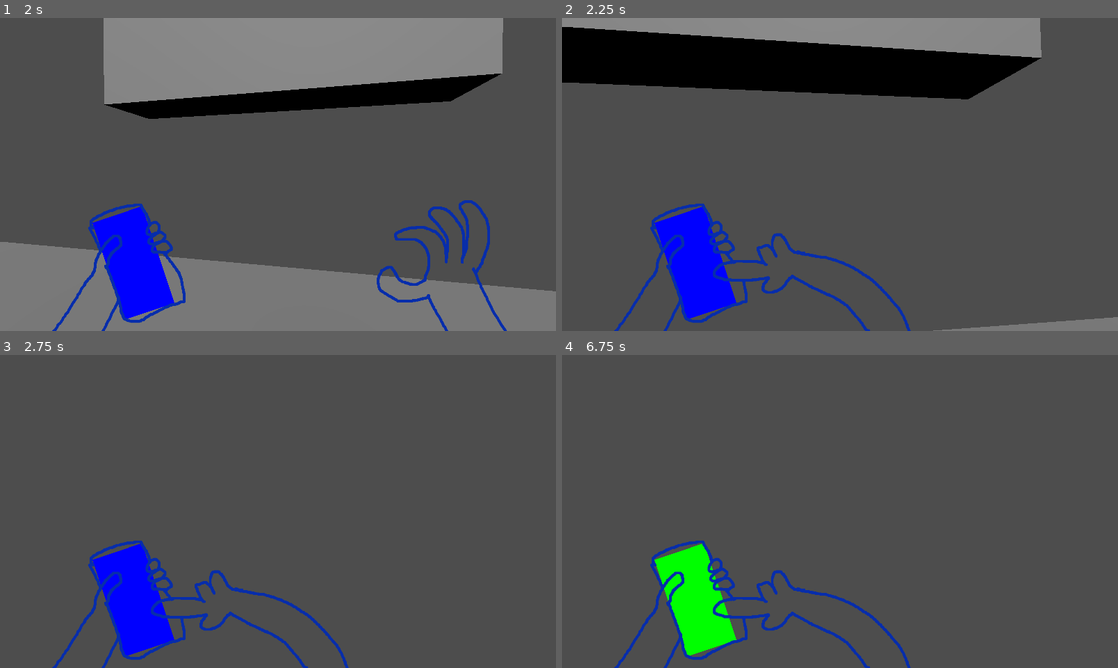
Above: before the commit, frames 1-4 (two rows, left to right).
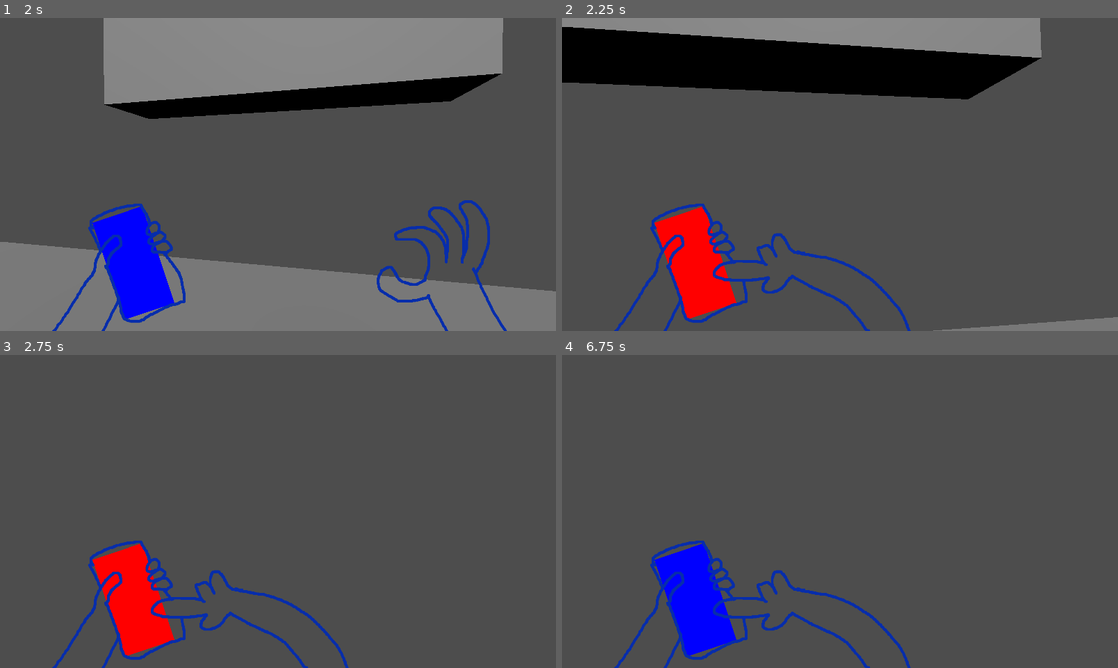
Above: after the commit, the same moments.

Repository: ReneyGG/brain-farm
Game: Godot game, scene res://Scenes/Lab/lab.tscn
Same seed, same stepped clock (60 frames per second), same inputs: the game is played once before the commit and once after it.
Inputs (mouse positions are in pixels of both pictures, inside the frame that each line leads up to):
- Up to frame 1 (2 s): move the mouse to (305, 174) at 0.52 s; press the mouse at (305, 174) at 0.53 s; hold W (forward) from 0.53 s (still down); tap Space (jump) at 0.77, 1.52 s; right-click (305, 174) at 0.8 s; move the mouse to (250, 174) at 1.27 s; release the mouse at (250, 174) at 1.28 s; right-click (250, 174) at 1.35 s; tap E (use, bound only after the commit) at 1.55 s
- Up to frame 2 (2.25 s): keep holding W (forward); move the mouse to (851, 168) at 2.02 s; press the mouse at (851, 168) at 2.03 s; tap E (use, bound only after the commit) at 2.1 s
- Up to frame 3 (2.75 s): keep holding W (forward)
- Up to frame 4 (6.75 s): move the mouse to (834, 517) at 2.77 s; release the mouse at (834, 517) at 2.78 s; click (834, 517) at 2.85 s; tap Space (jump) at 3.02, 3.77, 4.25, 4.52, 5.75, 6.02 s; right-click (834, 517) at 3.05 s; tap Enter at 3.5, 5, 6.5 s; move the mouse to (878, 514) at 3.52 s; hold Right mouse button (show_reel) 3.53-4.28 s; tap E (use, bound only after the commit) at 3.8, 4.35, 6.05, 6.6 s; move the mouse to (795, 508) at 4.27 s; click (795, 508) at 4.55 s; move the mouse to (845, 511) at 5.02 s; press the mouse at (845, 511) at 5.03 s; right-click (845, 511) at 5.3 s; move the mouse to (817, 505) at 5.77 s; release W (forward) at 5.78 s; release the mouse at (817, 505) at 5.78 s; hold D (right) 5.78-6.53 s; right-click (817, 505) at 5.85 s; move the mouse to (867, 511) at 6.52 s; press the mouse at (867, 511) at 6.53 s; hold W (forward) from 6.53 s (still down)

Frame 1 is identical in both runs. In frame 2, 2.8% of the frame differs, in the area x 16-32%, y 60-96%; in frame 3, 2.8%; in frame 4, 2.8%.

Commit message:
prezabka

Diff:
--- /dev/null
+++ b/Scenes/Agregator/agregator.tscn
@@ -0,0 +1,24 @@
+[gd_scene load_steps=5 format=3 uid="uid://db0gsaqaehs3k"]
+
+[ext_resource type="Texture2D" uid="uid://brdmaemphqtk6" path="res://Scenes/Agregator/cedpk350-08_12629.jpg" id="1_ef8x2"]
+
+[sub_resource type="BoxShape3D" id="BoxShape3D_gw7eu"]
+
+[sub_resource type="StandardMaterial3D" id="StandardMaterial3D_y1nln"]
+albedo_texture = ExtResource("1_ef8x2")
+uv1_scale = Vector3(2.68, 2.68, 2.68)
+uv1_offset = Vector3(0.06, -0.15, 0)
+
+[sub_resource type="BoxMesh" id="BoxMesh_1la7h"]
+material = SubResource("StandardMaterial3D_y1nln")
+
+[node name="Agregator" type="Node3D"]
+
+[node name="StaticBody3D" type="StaticBody3D" parent="."]
+collision_layer = 3
+
+[node name="CollisionShape3D" type="CollisionShape3D" parent="StaticBody3D"]
+shape = SubResource("BoxShape3D_gw7eu")
+
+[node name="MeshInstance3D" type="MeshInstance3D" parent="."]
+mesh = SubResource("BoxMesh_1la7h")
--- a/Scenes/Brain/brain.tscn
+++ b/Scenes/Brain/brain.tscn
@@ -14,7 +14,7 @@
 [node name="Brain" type="Node3D"]
 script = ExtResource("1_lhhq4")
 
-[node name="StaticBody3D" type="StaticBody3D" parent="."]
+[node name="StaticBody3D" type="StaticBody3D" parent="." groups=["brain"]]
 collision_layer = 3
 
 [node name="CollisionShape3D" type="CollisionShape3D" parent="StaticBody3D"]
--- a/Scenes/Player/player.gd
+++ b/Scenes/Player/player.gd
@@ -7,6 +7,7 @@
 var jump_speed = 5
 var mouse_sensitivity = 0.002
 var current_reel
+var current_tool = "phone"
 
 func _ready():
 	randomize()
@@ -35,14 +36,39 @@
 	if is_on_floor() and Input.is_action_just_pressed("jump"):
 		velocity.y = jump_speed
 
-	if Input.is_action_pressed("next_reel"):
-		hands.frame = 1
-		if Input.is_action_just_pressed("next_reel"):
-			current_reel = randi_range(0,Reels.reel_types.size()-1)
-			$CanvasLayer/Control/ColorRect.color = Reels.reel_types[current_reel]
-	elif Input.is_action_pressed("show_reel"):
-		hands.frame = 2
-		if $Camera3D/RayCast3D.is_colliding():
-			$Camera3D/RayCast3D.get_collider().get_parent().add_attention(current_reel)
+	if Input.is_action_just_pressed("use") and $Camera3D/UseRayCast.is_colliding():
+		pass
+
+	if current_tool == "phone":
+		if Input.is_action_pressed("next_reel"):
+			hands.frame = 1
+			if Input.is_action_just_pressed("next_reel"):
+				current_reel = random_reel()
+				$CanvasLayer/Control/ColorRect.color = Reels.reel_types[current_reel]
+		elif Input.is_action_pressed("show_reel"):
+			hands.frame = 2
+			if $Camera3D/RayCast3D.is_colliding():
+				if $Camera3D/RayCast3D.get_collider().is_in_group("brain"):
+					$Camera3D/RayCast3D.get_collider().get_parent().add_attention(current_reel)
+		else:
+			hands.frame = 0
+	elif current_tool == "wrench":
+		if Input.is_action_pressed("next_reel"):
+			hands.frame = 1
+			if Input.is_action_just_pressed("next_reel"):
+				current_reel = random_reel()
+				$CanvasLayer/Control/ColorRect.color = Reels.reel_types[current_reel]
+		elif Input.is_action_pressed("show_reel"):
+			hands.frame = 2
+			if $Camera3D/RayCast3D.is_colliding():
+				if $Camera3D/RayCast3D.get_collider().is_in_group("brain"):
+					$Camera3D/RayCast3D.get_collider().get_parent().add_attention(current_reel)
+		else:
+			hands.frame = 0
+
+func random_reel():
+	var next = randi_range(0,Reels.reel_types.size()-1)
+	if next == current_reel:
+		return random_reel()
 	else:
-		hands.frame = 0
+		return next
--- a/Scenes/Player/player.tscn
+++ b/Scenes/Player/player.tscn
@@ -36,8 +36,12 @@
 current = true
 
 [node name="RayCast3D" type="RayCast3D" parent="Camera3D"]
-target_position = Vector3(0, 0, -1.5)
+target_position = Vector3(0, 0, -2)
 collision_mask = 2
+
+[node name="UseRayCast" type="RayCast3D" parent="Camera3D"]
+target_position = Vector3(0, 0, -2)
+collision_mask = 4
 
 [node name="CanvasLayer" type="CanvasLayer" parent="."]
 
--- /dev/null
+++ b/Scenes/Shelf/shelf.tscn
@@ -0,0 +1,13 @@
+[gd_scene load_steps=3 format=3 uid="uid://lbkhfjfkivtc"]
+
+[ext_resource type="Texture2D" uid="uid://dpfyex66fnju1" path="res://Scenes/Shelf/cadb4fd34c10ec543cf0b6868d6a4665.jpg" id="1_n2oxf"]
+
+[sub_resource type="StandardMaterial3D" id="StandardMaterial3D_f3d2w"]
+albedo_texture = ExtResource("1_n2oxf")
+
+[node name="Shelf" type="Node3D"]
+
+[node name="CSGBox3D" type="CSGBox3D" parent="."]
+use_collision = true
+collision_layer = 5
+material = SubResource("StandardMaterial3D_f3d2w")
--- a/project.godot
+++ b/project.godot
@@ -62,3 +62,8 @@
 "events": [Object(InputEventMouseButton,"resource_local_to_scene":false,"resource_name":"","device":-1,"window_id":0,"a …(253 unchanged characters)…
 ]
 }
+use={
+"deadzone": 0.5,
+"events": [Object(InputEventKey,"resource_local_to_scene":false,"resource_name":"","device":-1,"window_id":0,"alt_pressed":false,"shift_pressed":false,"ctrl_pressed":false,"meta_pressed":false,"pressed":false,"keycode":0,"physical_keycode":69,"key_label":0,"unicode":101,"location":0,"echo":false,"script":null)
+]
+}
Binary file added: Scenes/Agregator/cedpk350-08_12629.jpg
Not shown, added: Scenes/Agregator/cedpk350-08_12629.jpg.import
Binary file added: Scenes/Shelf/cadb4fd34c10ec543cf0b6868d6a4665.jpg
Not shown, added: Scenes/Shelf/cadb4fd34c10ec543cf0b6868d6a4665.jpg.import
Not shown, added: export_presets.cfg
